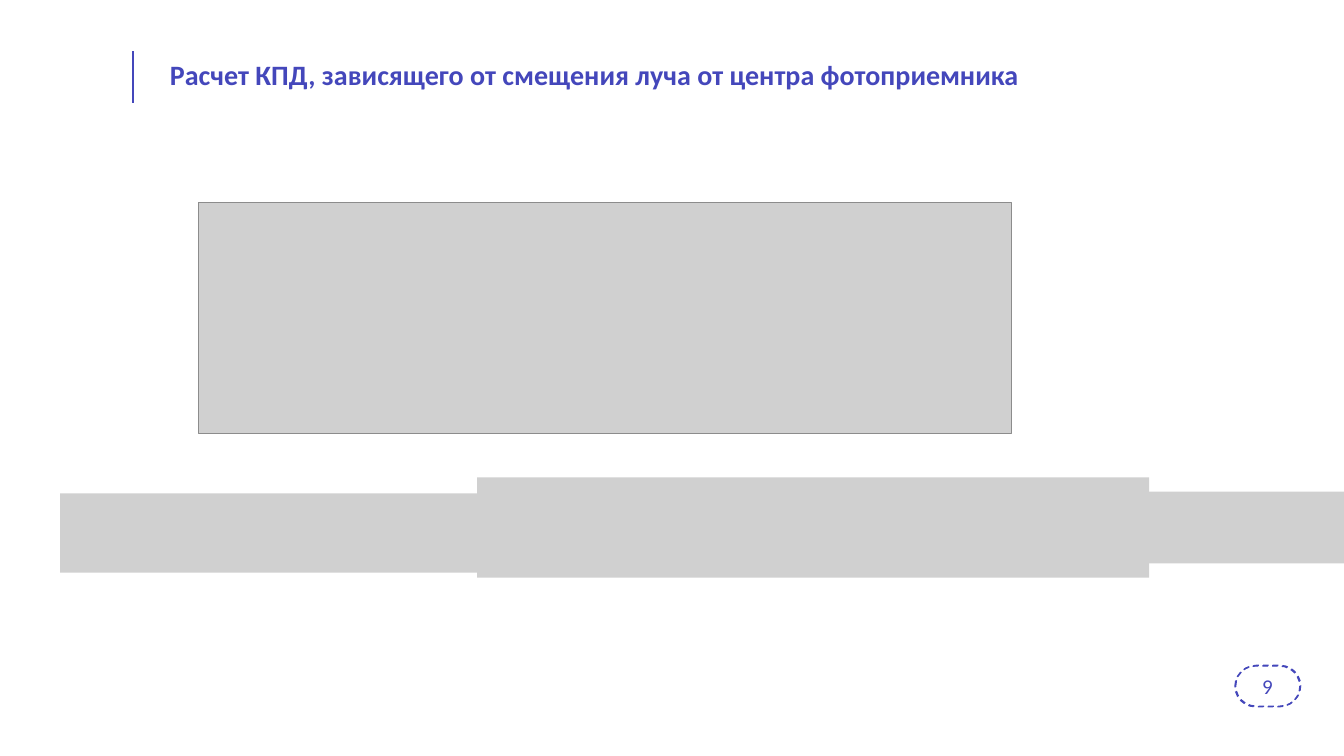
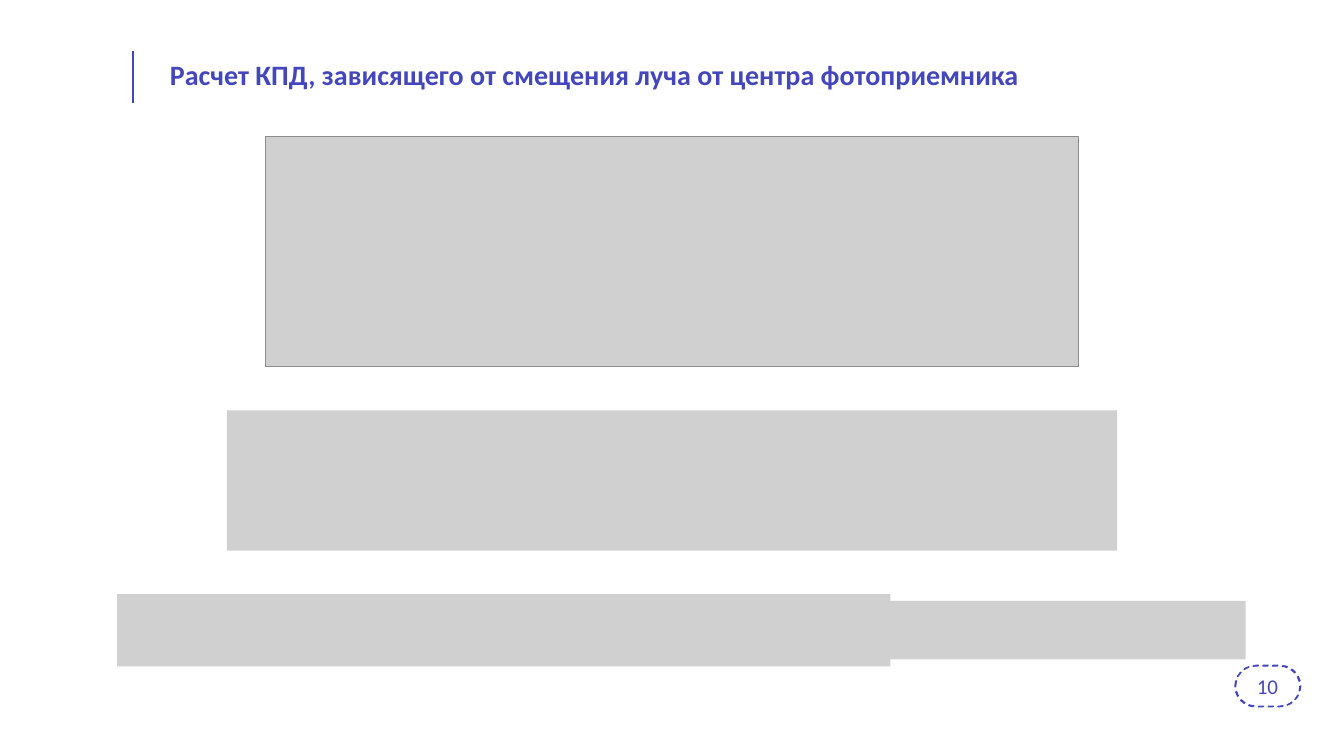
Before and after one commit to PytAZU/Diss, a slide deck: slide 10 of Шаблон_презентации_для_защит_ПИШ.pptx (slide 9 before the commit). Drawn at 1344x756 pixels with LibreOffice and Linux fonts; fonts in the diff are those of the drawing; grey boxes stand for pictures; background and template pictures are left out. Boxes give left, top, right and bottom in pixels: in the first picture for what was removed or moved away, otherwise in the second. Text is boxed around its words. In the diff, an @@ line names an element or a change of style, - is before the commit and + after.

```diff
--- a/Шаблон_презентации_для_защит_ПИШ.pptx
+++ b/Шаблон_презентации_для_защит_ПИШ.pptx
@@ picture: place and size @@
-picture at bbox=[199, 203, 1011, 434]
+picture at bbox=[266, 137, 1079, 368]
@@ picture added at bbox=[227, 410, 1117, 551] @@
@@ picture removed at bbox=[477, 478, 1149, 579] @@
@@ picture removed at bbox=[60, 493, 733, 573] @@
@@ picture removed at bbox=[849, 492, 1344, 564] @@
@@ picture added at bbox=[117, 594, 890, 666] @@
@@ picture added at bbox=[880, 601, 1246, 659] @@
@@ text at bbox=[1257, 680, 1278, 694]: text changed @@
-9
+10
```
Also in this commit, not shown: 16 other slides changed, 2 slides added, 1 slide removed, 22 other files.
